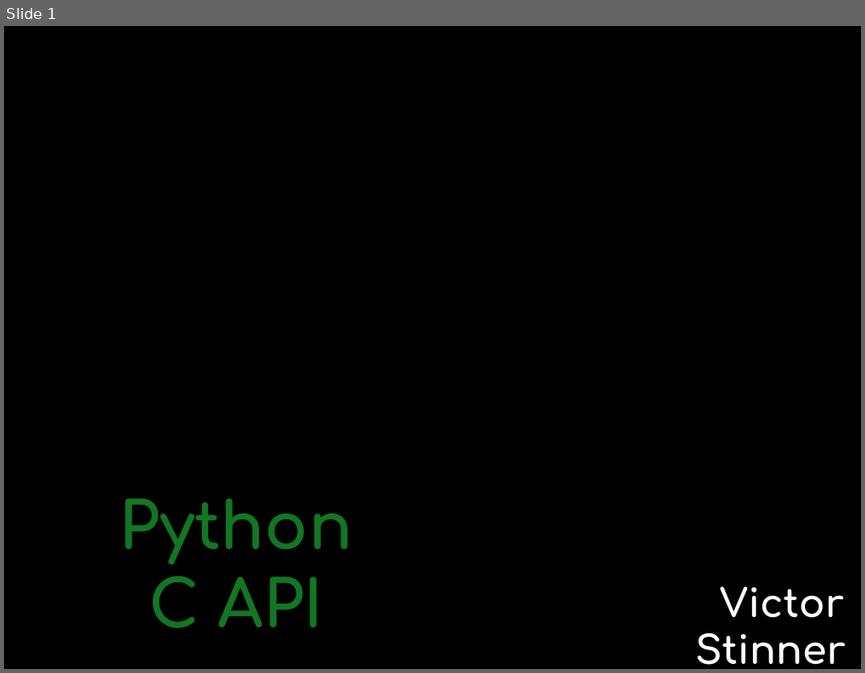
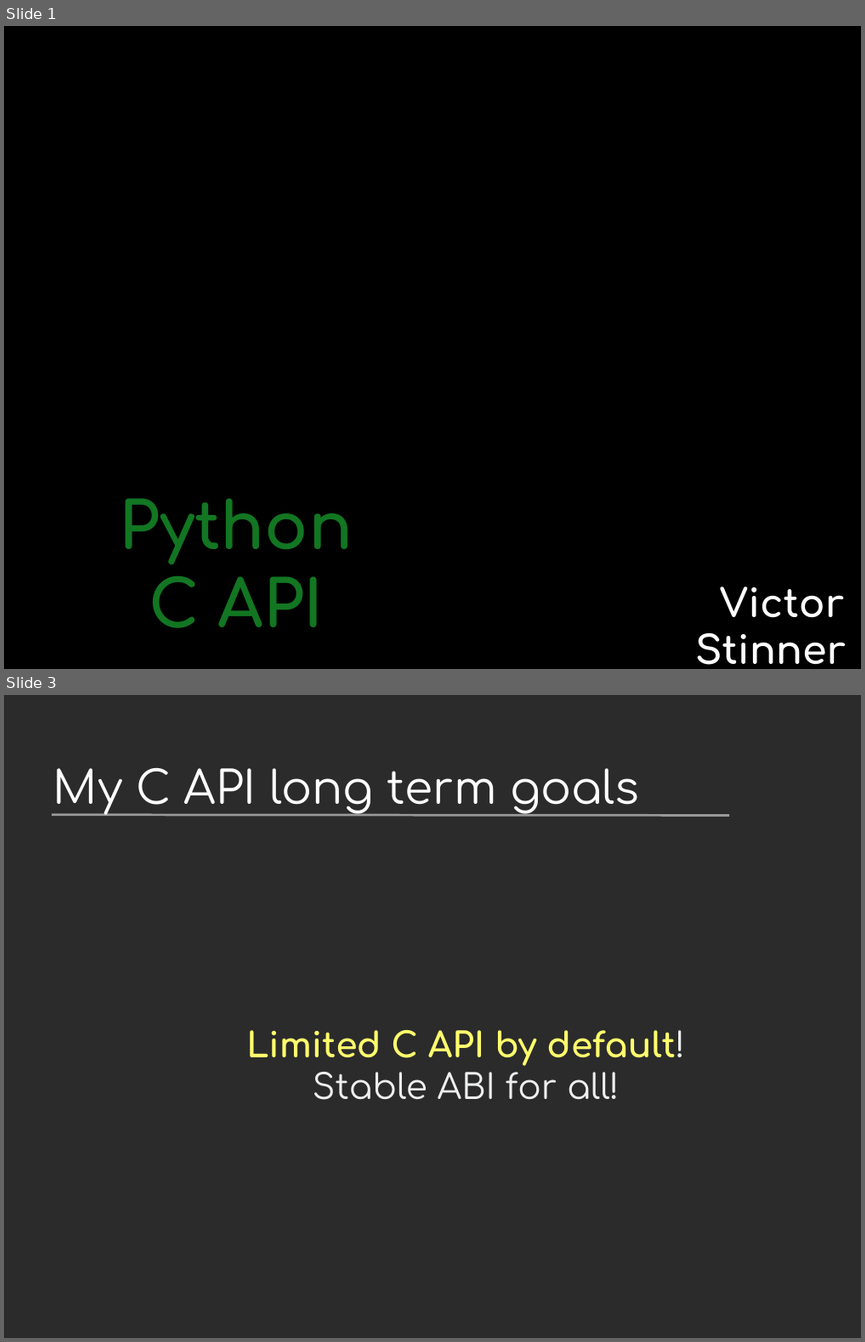
Before and after one commit to vstinner/talks, a slide deck: 2024-PyconUS-LangSummit/c-api.odp. Shown one above the other, each under a label of ours: slide 1 before the commit, slides 1 and 3 after it; the slides between them are not shown. The pictures are 865x673 and 865x1342 pixels, drawn with LibreOffice and Linux fonts; fonts in the diff are those of the drawing; background and template pictures are left out; a plain dark background stands for a picture behind light text. Boxes give left, top, right and bottom in pixels: in the first picture for what was removed or moved away, otherwise in the second. Text is boxed around its words. In the diff, an @@ line names an element or a change of style, - is before the commit and + after.

```diff
--- a/2024-PyconUS-LangSummit/c-api.odp
+++ b/2024-PyconUS-LangSummit/c-api.odp
@@ slide 3 added at box(4, 695, 861, 1338), background picture (left out) @@
@@ title added at box(53, 768, 639, 815), 42 pt, text #FFFFFF @@
+My C API long term goals
@@ line added from (52, 815) to (729, 816), #999999 2.15 pt @@
@@ text added at box(246, 1030, 685, 1100), 32 pt, text #FFFF6D, bold @@
+Limited C API by default!
+Stable ABI for all!
```
Also in this commit, not shown: 12 slides changed, 3 other slides added, 1 other file.
